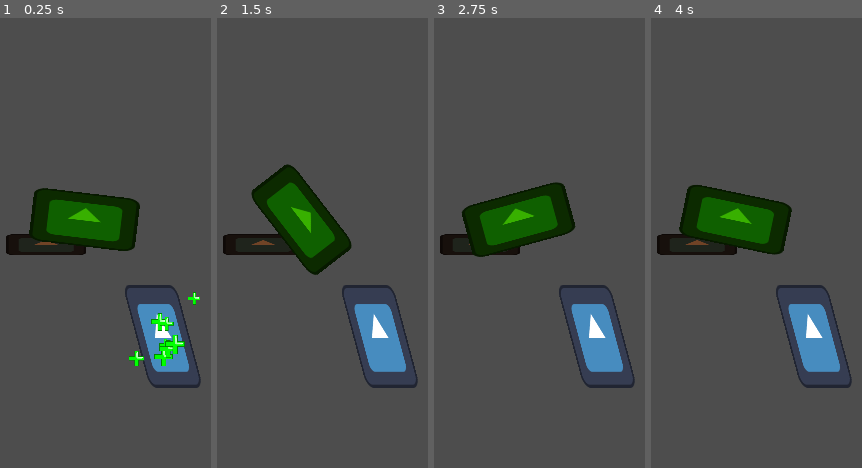
Above: before the commit, frames 1-4 (left to right).
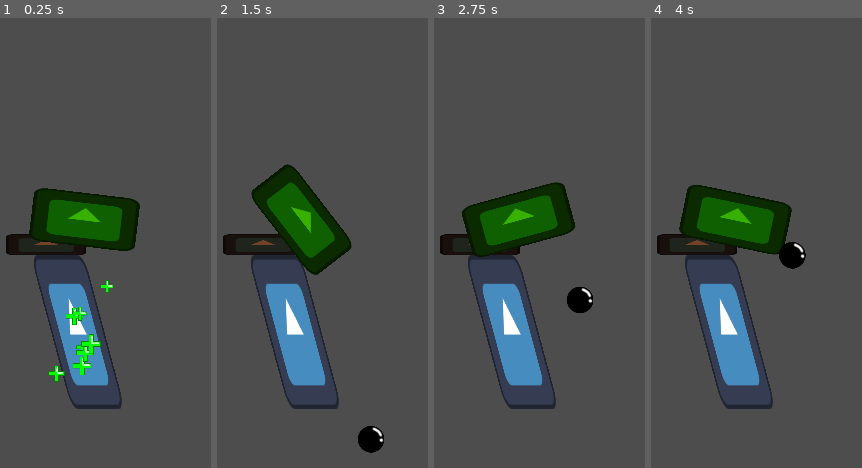
Above: after the commit, the same moments.

Repository: GabrFelps/Protect-LABIRAS
Game: Godot game, scene res://scenes/world.tscn
Same seed, same stepped clock (60 frames per second), same inputs: the game is played once before the commit and once after it. The project has no main scene, so this scene is started directly. The engine's default icon, where the game draws it, is replaced by a stand-in: a white triangle on a blue panel in a dark square.
Inputs (mouse positions are in pixels of both pictures, inside the frame that each line leads up to):
- Up to frame 1 (0.25 s): no input
- Up to frame 2 (1.5 s): move the mouse to (outside the picture) at 0.52 s; click (outside the picture) at 0.67 s; move the mouse to (309, 265) at 1.27 s; click (309, 265) at 1.42 s
- Up to frame 3 (2.75 s): move the mouse to (outside the picture) at 2.02 s; click (outside the picture) at 2.17 s
- Up to frame 4 (4 s): move the mouse to (outside the picture) at 2.77 s; click (outside the picture) at 2.92 s; move the mouse to (outside the picture) at 3.52 s; click (outside the picture) at 3.67 s

The runs differ from the first frame. In frame 1, 8.8% of the frame differs, in the area x 16-96%, y 52-87%; in frame 2, 9.0%; in frame 3, 8.8%; in frame 4, 9.0%, in the area x 16-96%, y 49-87%.

Commit message:
feat: sistema da bola de canhão criado, é aplicada uma força nele

Diff:
--- a/game/project.godot
+++ b/game/project.godot
@@ -18,6 +18,10 @@
 
 Global="*res://scripts/singletons/Global.gd"
 
+[debug]
+
+gdscript/warnings/untyped_declaration=1
+
 [display]
 
 window/size/viewport_width=960
@@ -25,6 +29,19 @@
 window/stretch/mode="canvas_items"
 window/vsync/vsync_mode=0
 
+[input]
+
+shoot={
+"deadzone": 0.5,
+"events": [Object(InputEventMouseButton,"resource_local_to_scene":false,"resource_name":"","device":-1,"window_id":0,"alt_pressed":false,"shift_pressed":false,"ctrl_pressed":false,"meta_pressed":false,"button_mask":0,"position":Vector2(0, 0),"global_position":Vector2(0, 0),"factor":1.0,"button_index":1,"canceled":false,"pressed":false,"double_click":false,"script":null)
+]
+}
+
+[layer_names]
+
+2d_physics/layer_1="Floor"
+2d_physics/layer_2="Enemies"
+
 [rendering]
 
 renderer/rendering_method="gl_compatibility"
--- a/game/scenes/cannon.tscn
+++ b/game/scenes/cannon.tscn
@@ -17,3 +17,7 @@
 position = Vector2(34, 0)
 scale = Vector2(1, 0.5)
 texture = ExtResource("1_38htl")
+
+[node name="ShootingPosition" type="Marker2D" parent="CannonBarrel"]
+position = Vector2(63, 0)
+scale = Vector2(1, 2)
--- /dev/null
+++ b/game/scenes/cannonball.tscn
@@ -0,0 +1,11 @@
+[gd_scene load_steps=3 format=3 uid="uid://bxoeoq6gfjq77"]
+
+[ext_resource type="Script" path="res://scripts/cannonball.gd" id="1_3k6lk"]
+[ext_resource type="Texture2D" uid="uid://cehfn8o5lhkmy" path="res://assets/cannonball.png" id="1_ccw4p"]
+
+[node name="Cannonball" type="RigidBody2D"]
+script = ExtResource("1_3k6lk")
+
+[node name="Sprite" type="Sprite2D" parent="."]
+scale = Vector2(0.5, 0.5)
+texture = ExtResource("1_ccw4p")
--- a/game/scenes/health_particles.tscn
+++ b/game/scenes/health_particles.tscn
@@ -1,6 +1,10 @@
-[gd_scene load_steps=2 format=3 uid="uid://davqjlqx6s665"]
+[gd_scene load_steps=3 format=3 uid="uid://davqjlqx6s665"]
 
 [ext_resource type="Texture2D" uid="uid://dmo0d2ypeg48t" path="res://assets/particles/health_cross.png" id="1_ix6jg"]
+
+[sub_resource type="Gradient" id="Gradient_rk8r7"]
+offsets = PackedFloat32Array(0.567416, 1)
+colors = PackedColorArray(1, 1, 1, 1, 1, 1, 1, 0)
 
 [node name="HealthParticles" type="CPUParticles2D"]
 emitting = false
@@ -19,3 +23,4 @@
 linear_accel_max = 6.0
 scale_amount_min = 0.2
 scale_amount_max = 0.4
+color_ramp = SubResource("Gradient_rk8r7")
--- a/game/scenes/wall.tscn
+++ b/game/scenes/wall.tscn
@@ -6,7 +6,7 @@
 [sub_resource type="RectangleShape2D" id="RectangleShape2D_sbhm2"]
 
 [node name="Wall" type="Area2D"]
-scale = Vector2(0.5, 1)
+scale = Vector2(0.5, 1.5)
 skew = -0.261799
 script = ExtResource("1_y88lp")
 
--- a/game/scenes/world.tscn
+++ b/game/scenes/world.tscn
@@ -5,8 +5,9 @@
 
 [node name="World" type="Node2D"]
 
+[node name="Wall" parent="." instance=ExtResource("2_7jij6")]
+position = Vector2(271, 377)
+
 [node name="Cannon" parent="." instance=ExtResource("1_eet01")]
 position = Vector2(245, 242)
-
-[node name="Wall" parent="." instance=ExtResource("2_7jij6")]
-position = Vector2(373, 382)
+launchPowMultiplier = 10.0
--- a/game/scripts/cannon.gd
+++ b/game/scripts/cannon.gd
@@ -1,9 +1,51 @@
 extends Area2D
+@onready var cannonBall : PackedScene = preload("res://scenes/cannonball.tscn");
+@onready var launchDirection : float;
+@onready var shootingMarker: Marker2D = $CannonBarrel/ShootingPosition;
 
-func _physics_process(delta):
+var launchPower: float = 0.0;
+
+@export var launchPowMultiplier: float
+
+func _physics_process(delta: float):
 	look_to_mouse($CannonBarrel);
+	if launchPower > 0:
+		launchPower = min(launchPower + 0.7, 100.0);
+		#print("Power: ", launchPower)
 
+## Input do mouse
+func _input(event: InputEvent) -> void:
+	#print(event);
+	if event is InputEventMouseButton:
+		# Aumentar a força da bola
+		if event.is_pressed():
+			launchPower += 0.1;
 
-func look_to_mouse(node):
+		# Soltar a bola
+		if event.is_released():
+			launchDirection = $CannonBarrel.rotation_degrees;
+			var _shootingPos = shootingMarker.global_position
+			shoot(launchPower, _shootingPos);
+			launchPower = 0.0;
+
+## Atira uma bola de canhão com a força e posição setadas
+func shoot(launchPower: float, shootingPosition) -> void:
+	print("Projétil disparado com %s na direção %s graus." %[launchPower, launchDirection]);
+	# Instancia da bola
+	var _cannonball = cannonBall.instantiate() as RigidBody2D;
+	# Posicao da bola começa sendo a do marker
+	_cannonball.global_position = shootingPosition;
+
+	# Angulo do tiro em radianos e suas funções trigonometricas
+	var _launchRadians = deg_to_rad(launchDirection);
+	var _x = cos(_launchRadians) * launchPowMultiplier;
+	var _y = sin(_launchRadians) * launchPowMultiplier;
+
+	# Aplica uma força na bola de canhão e adiciona ela no mundo
+	_cannonball.apply_central_impulse(Vector2(_x * launchPower, _y * launchPower));
+	get_node("/root/World").add_child(_cannonball);
+
+## Faz um node "olhar" para o mouse
+func look_to_mouse(node: Node):
 	node.look_at(get_global_mouse_position());
 	node.rotation_degrees = clamp(rad_to_deg(get_angle_to(get_global_mouse_position())),-60,60);
--- /dev/null
+++ b/game/scripts/cannonball.gd
@@ -0,0 +1,11 @@
+extends RigidBody2D
+
+
+# Called when the node enters the scene tree for the first time.
+func _ready():
+	print(linear_velocity);
+
+
+# Called every frame. 'delta' is the elapsed time since the previous frame.
+func _process(delta):
+	pass
--- a/game/scripts/singletons/Global.gd
+++ b/game/scripts/singletons/Global.gd
@@ -2,9 +2,9 @@
 
 
 @onready var enemy_db: Dictionary = {};
-@onready var game_db: Dictionary = {};
+@onready var game_db : Dictionary = {};
 
-var current_wave = 1;
+var current_wave : int = 1;
 
 func _ready():
 	get_db("enemy_db");
--- a/game/scripts/wall.gd
+++ b/game/scripts/wall.gd
@@ -4,6 +4,7 @@
 @onready var health: int;
 
 @onready var health_particles : PackedScene = preload("res://scenes/health_particles.tscn");
+
 
 func _ready():
 	update_max_health();
@@ -25,3 +26,5 @@
 # Toma dano
 func take_damage(attack : Attack):
 	health -= attack.attack_damage;
+	if health <= 0:
+		pass
Binary file added: game/assets/cannonball.png
Not shown, added: game/assets/cannonball.png.import
